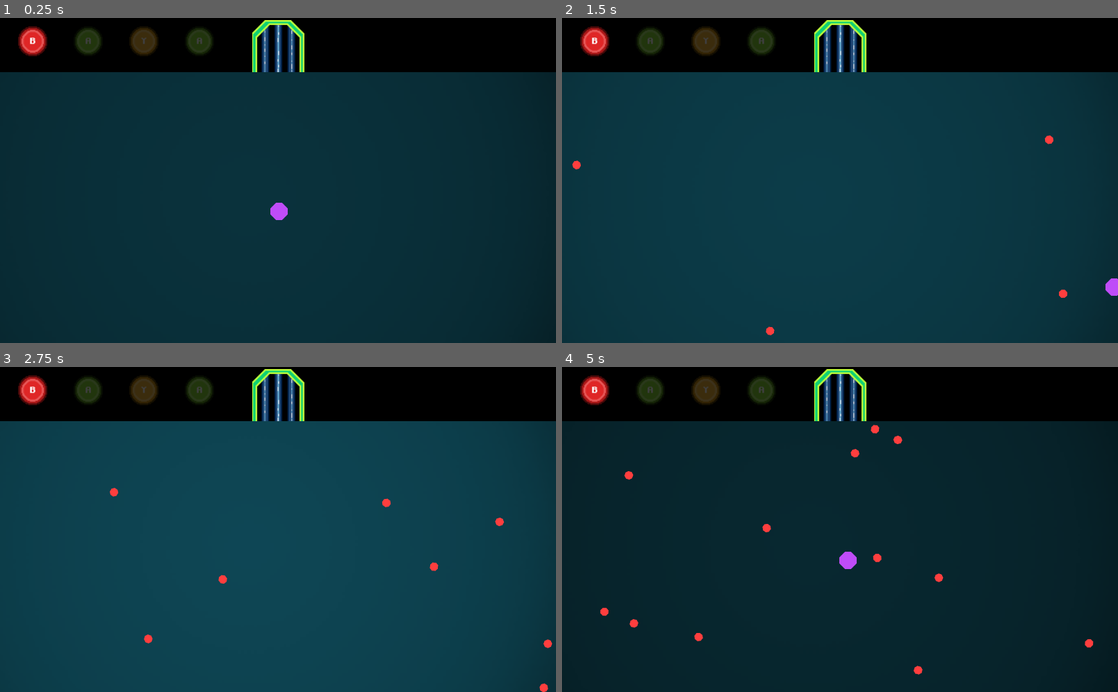
Above: before the commit, frames 1-4 (two rows, left to right).
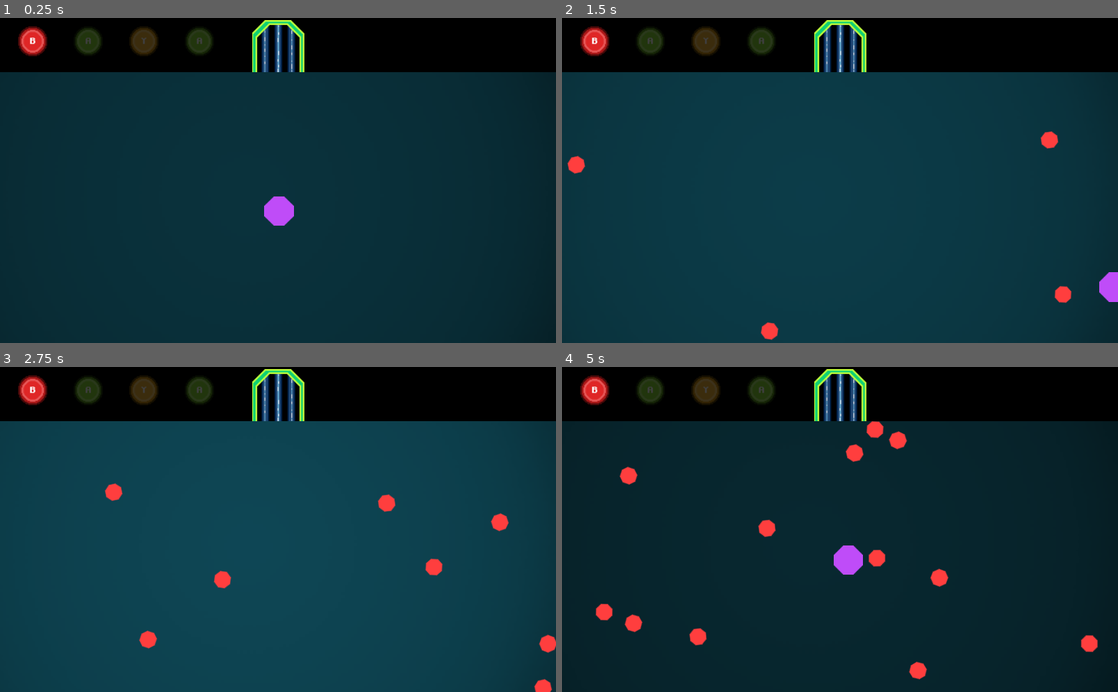
Above: after the commit, the same moments.

Repository: Agaetis-IT/inky-escape
Game: Godot game, scene res://Main.tscn
Two runs of this game, one before a commit and one after it. Both use one fixed random seed, a clock stepped at 60 frames per second and the inputs below.
Inputs:
- Up to frame 1 (0.25 s): no input
- Up to frame 2 (1.5 s): hold Right (ui_right) 0.53-1.28 s; hold Down (ui_down) from 1.28 s (still down)
- Up to frame 3 (2.75 s): release Down (ui_down) at 2.03 s; hold Right (ui_right) from 2.03 s (still down)
- Up to frame 4 (5 s): release Right (ui_right) at 2.78 s; hold Up (ui_up) 2.78-3.53 s; hold Left (ui_left) from 3.53 s (still down)

The runs differ from the first frame. In frame 1, 0.3% of the frame differs, in the area x 47-53%, y 54-64%; in frame 2, 0.6%; in frame 3, 0.8%; in frame 4, 1.6%, in the area x 6-97%, y 16-97%.

Commit message:
:sparkles: bullet and player scale

Diff:
--- a/Bullet/Bullet.tscn
+++ b/Bullet/Bullet.tscn
@@ -4,12 +4,13 @@
 [ext_resource path="res://Assets/Sprites/Bullet/bullet.png" type="Texture" id=2]
 
 [sub_resource type="CircleShape2D" id=1]
-radius = 9.06739
+radius = 15.9177
 
 [node name="Bullet" type="Area2D"]
 script = ExtResource( 1 )
 
 [node name="Sprite" type="Sprite" parent="."]
+scale = Vector2( 2, 2 )
 texture = ExtResource( 2 )
 
 [node name="CollisionShape2D" type="CollisionShape2D" parent="."]
--- a/Main.tscn
+++ b/Main.tscn
@@ -30,12 +30,13 @@
 
 [node name="Light" type="Sprite" parent="."]
 modulate = Color( 0.168627, 0.819608, 0.988235, 1 )
-position = Vector2( 516.016, 355.217 )
+position = Vector2( 514.949, 355.217 )
 scale = Vector2( 3, 3 )
 texture = ExtResource( 3 )
 
 [node name="Player" parent="." instance=ExtResource( 4 )]
 position = Vector2( 513.837, 356.636 )
+scale = Vector2( 1.7, 1.7 )
 
 [node name="Top Wall" type="StaticBody2D" parent="."]
 z_index = 1
